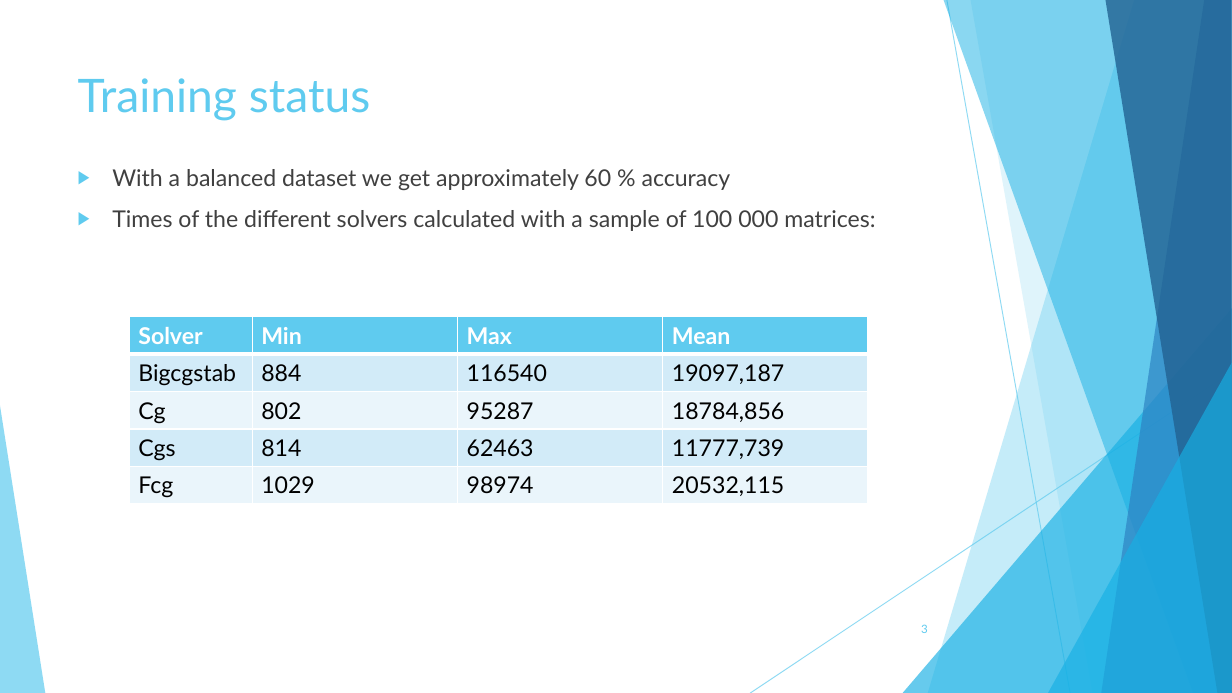
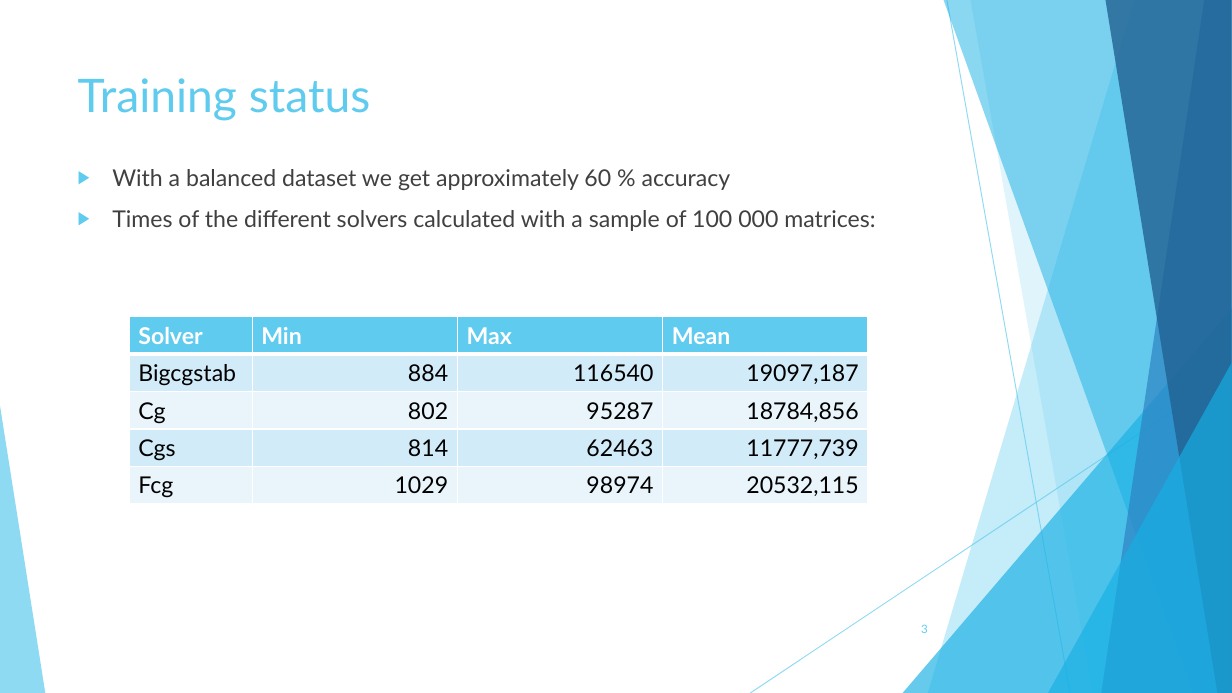
Before and after one commit to TheSlimvReal/PSE---LA-meets-ML, a slide deck: slide 3 of TestReport/Test_report_presentation.pptx. Drawn at 1232x693 pixels with LibreOffice and Linux fonts; fonts in the diff are those of the drawing. Boxes give left, top, right and bottom in pixels: in the first picture for what was removed or moved away, otherwise in the second. Text is boxed around its words. In the diff, an @@ line names an element or a change of style, - is before the commit and + after.

```diff
--- a/TestReport/Test_report_presentation.pptx
+++ b/TestReport/Test_report_presentation.pptx
@@ table at [129,317,868,505] @@
@@ alignment left to right @@
```
Also in this commit, not shown: 1 other slide changed.
